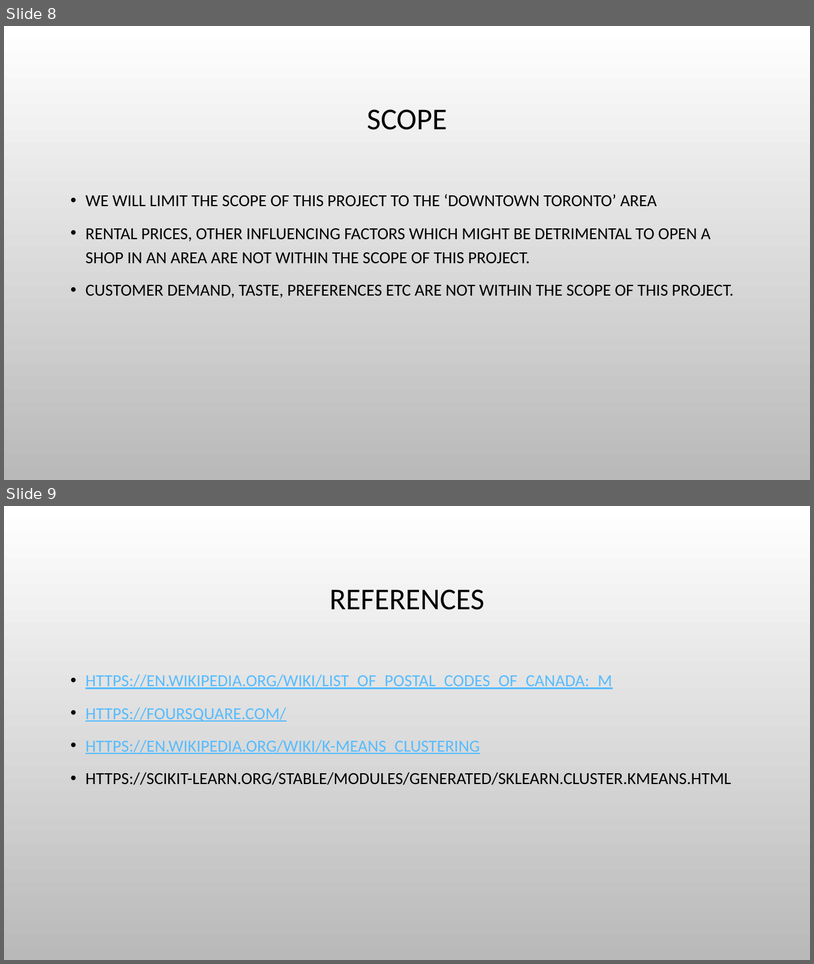
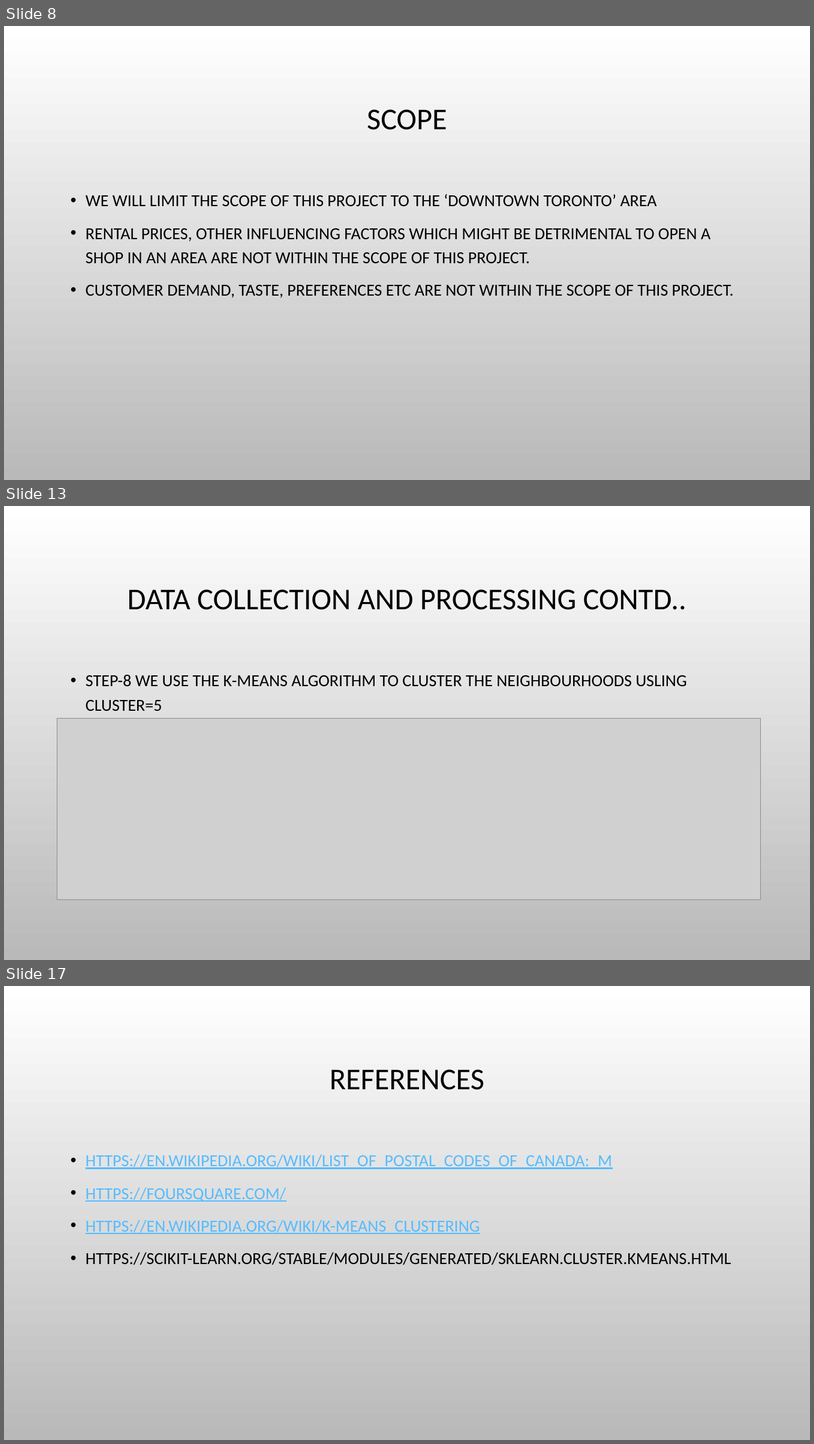
Before and after one commit to liyanshu09/Capstone-Project, a slide deck: IBM DataSCIENCE CAPTSTONE Project.pptx. Shown one above the other, each under a label of ours: slides 8 and 9 before the commit, slides 8, 13 and 17 after it; the slides between them are not shown. The pictures are 814x964 and 814x1444 pixels, drawn with LibreOffice and Linux fonts; fonts in the diff are those of the drawing; grey boxes stand for pictures; background and template pictures are left out. Boxes give left, top, right and bottom in pixels: in the first picture for what was removed or moved away, otherwise in the second. Text is boxed around its words. In the diff, an @@ line names an element or a change of style, - is before the commit and + after.

```diff
--- a/IBM DataSCIENCE CAPTSTONE Project.pptx
+++ b/IBM DataSCIENCE CAPTSTONE Project.pptx
@@ slide 13 added at [4,506,810,960], background picture (left out) @@
@@ title added at [128,589,687,610], 36 pt, text #000000 @@
+DATA COLLECTION AND PROCESSING CONTD..
@@ text added at [86,675,687,711], 20 pt, text #000000 @@
+• STEP-8 WE USE THE K-MEANS ALGORITHM TO CLUSTER THE NEIGHBOURHOODS USLING CLUSTER=5
@@ picture added at [57,718,761,899] @@
@@ what was slide 9 is now slide 17 @@
```
Also in this commit, not shown: 7 other slides added.
